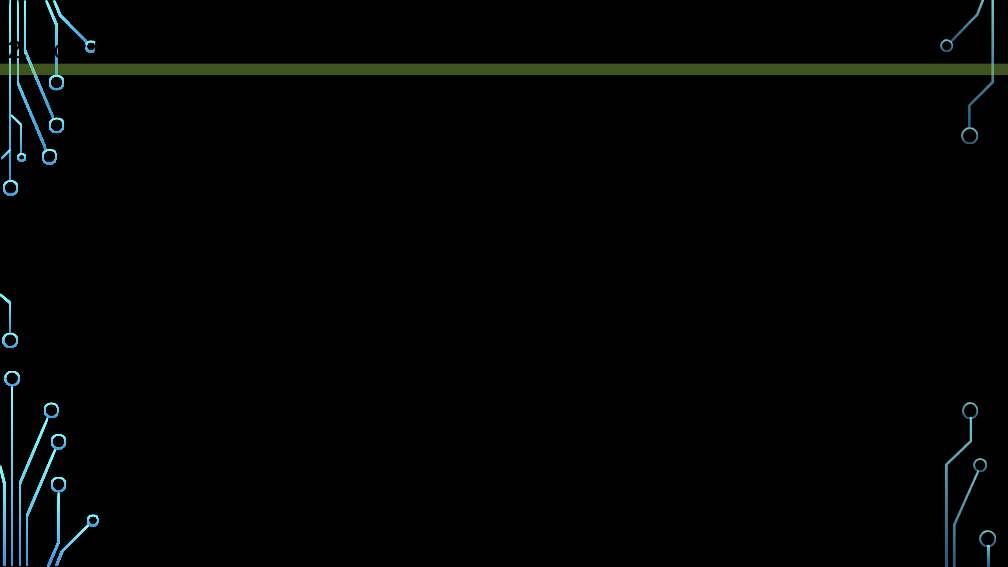
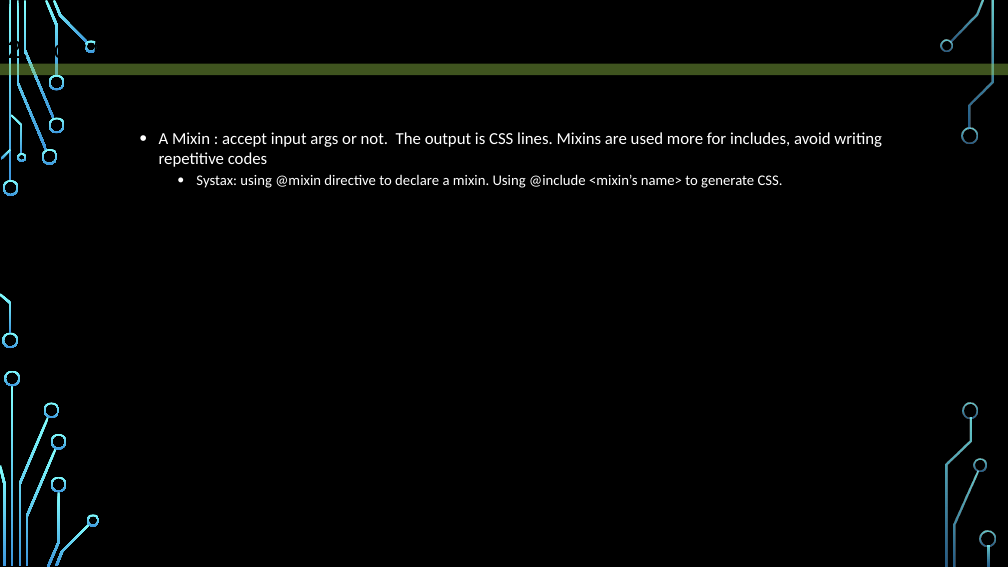
Before and after one commit to sanhdieux1/Note, a slide deck: slide 8 of SASS/presentation.pptx. Drawn at 1008x567 pixels with LibreOffice and Linux fonts; fonts in the diff are those of the drawing; background and template pictures are left out. Boxes give left, top, right and bottom in pixels: in the first picture for what was removed or moved away, otherwise in the second. Text is boxed around its words. In the diff, an @@ line names an element or a change of style, - is before the commit and + after.

```diff
--- a/SASS/presentation.pptx
+++ b/SASS/presentation.pptx
@@ text added at box(159, 132, 882, 188), 16 pt, text #FFFFFF @@
+  • A Mixin : accept input args or not. The output is CSS lines. Mixins are used more for includes, avoid writing repetitive codes
+    • Systax: using @mixin directive to declare a mixin. Using @include <mixin’s name> to generate CSS.
```
Also in this commit, not shown: 3 other slides changed, 3 other files.
